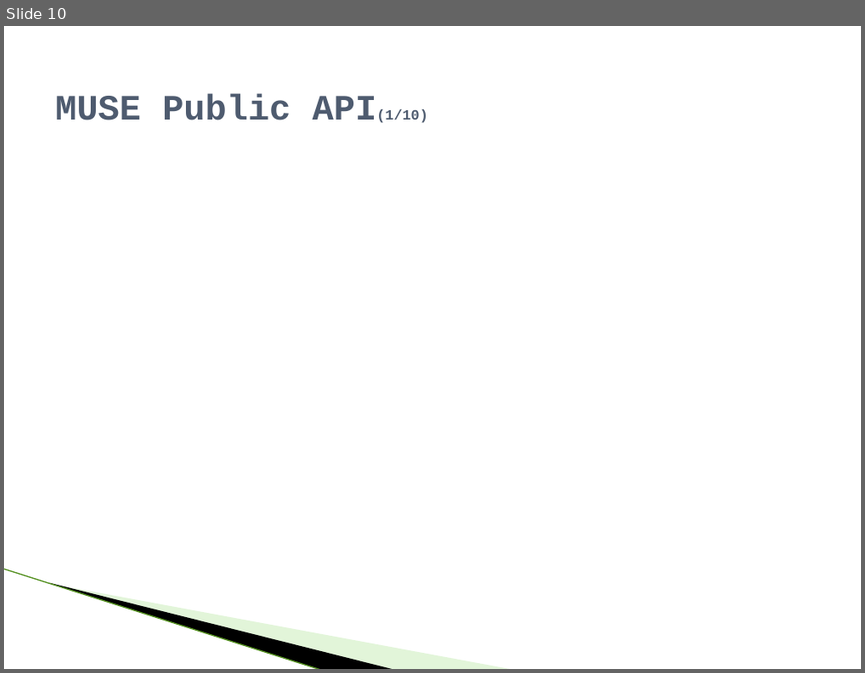
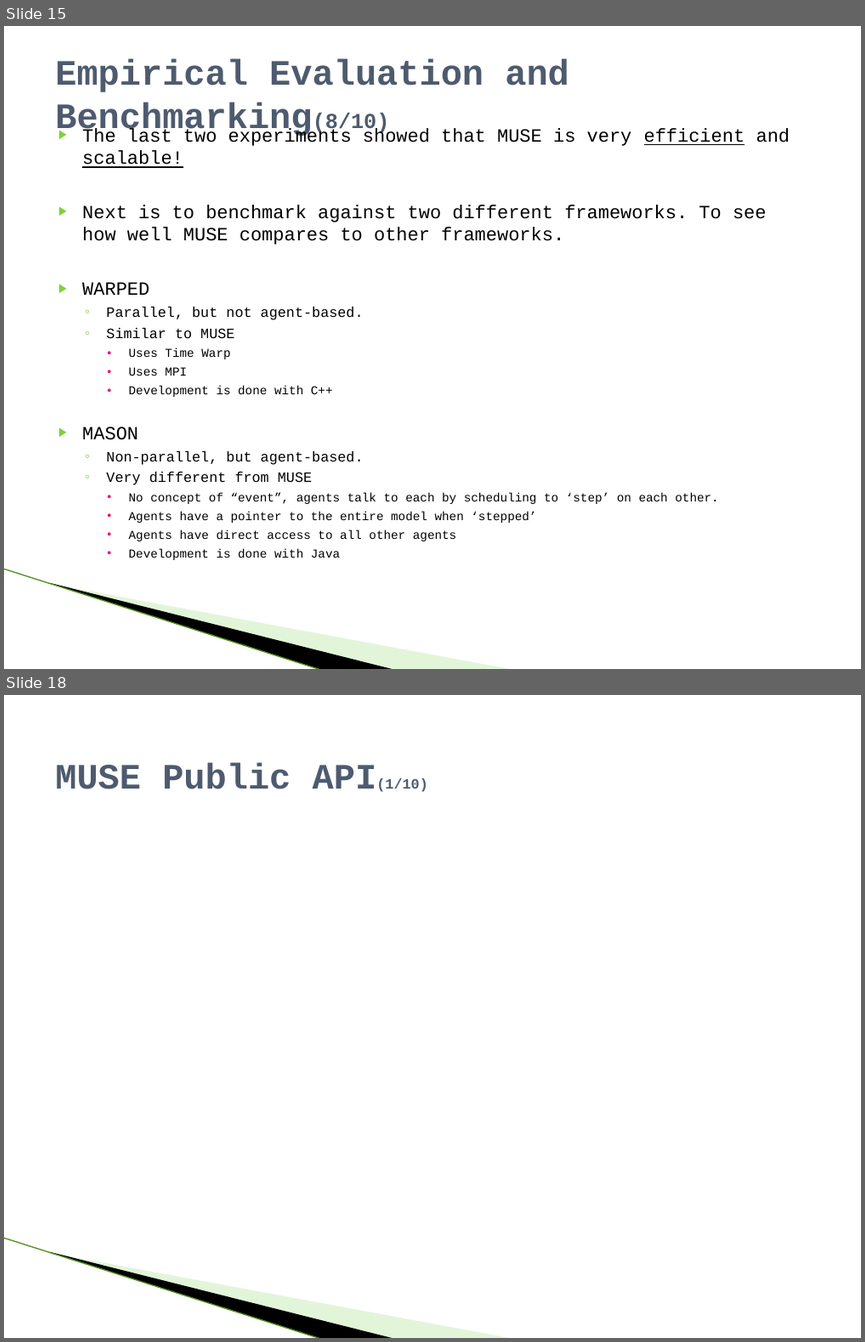
Before and after one commit to raodj/muse, a slide deck: Thesis/MUSE_Defense_presentation.pptx. Shown one above the other, each under a label of ours: slide 10 before the commit, slides 15 and 18 after it; the slides between them are not shown. The pictures are 865x673 and 865x1342 pixels, drawn with LibreOffice and Linux fonts; fonts in the diff are those of the drawing; background and template pictures are left out. Boxes give left, top, right and bottom in pixels: in the first picture for what was removed or moved away, otherwise in the second. Text is boxed around its words. In the diff, an @@ line names an element or a change of style, - is before the commit and + after.

```diff
--- a/Thesis/MUSE_Defense_presentation.pptx
+++ b/Thesis/MUSE_Defense_presentation.pptx
@@ slide 15 added at box(4, 26, 861, 669), background #FFFFFF; not listed: 3 template elements that a slide beside it also shows @@
@@ title added at box(55, 59, 569, 138), 30 pt, text #4E5B6F, bold @@
+Empirical Evaluation and Benchmarking(8/10)
@@ text added at box(82, 128, 790, 541), 10.2 pt, text #000000 @@
+▶ The last two experiments showed that MUSE is very efficient and scalable!
+▶ Next is to benchmark against two different frameworks. To see how well MUSE compares to other frameworks.
+▶ WARPED
+  ◦ Parallel, but not agent-based.
+  ◦ Similar to MUSE
+    • Uses Time Warp
+    • Uses MPI
+    • Development is done with C++
+▶ MASON
+  ◦ Non-parallel, but agent-based.
+  ◦ Very different from MUSE
+    • No concept of “event”, agents talk to each by scheduling to ‘step’ on each other.
+    • Agents have a pointer to the entire model when ‘stepped’
+    • Agents have direct access to all other agents
+    • Development is done with Java
@@ what was slide 10 is now slide 18 @@
```
Also in this commit, not shown: 3 slides changed, 7 other slides added, 1 other file.
